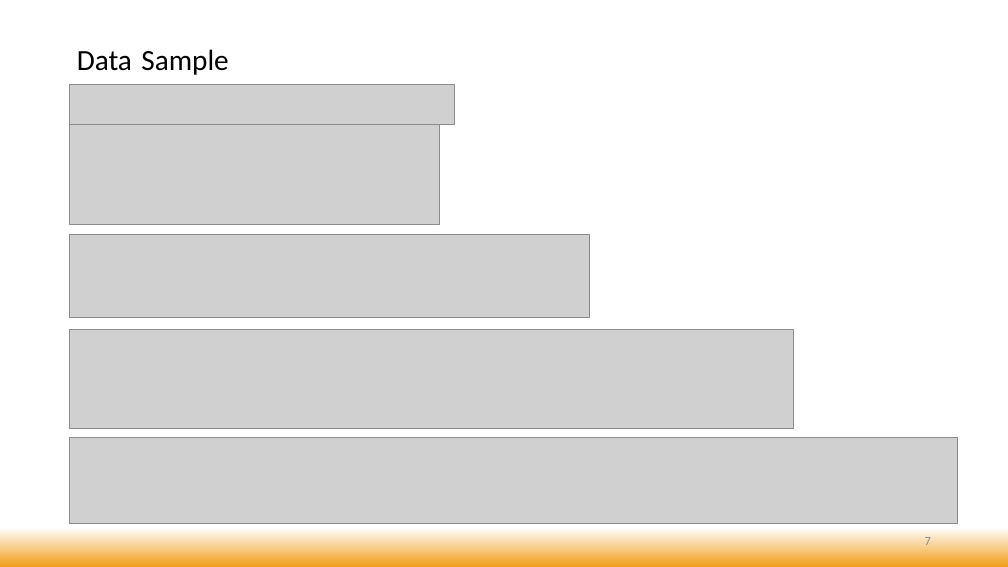
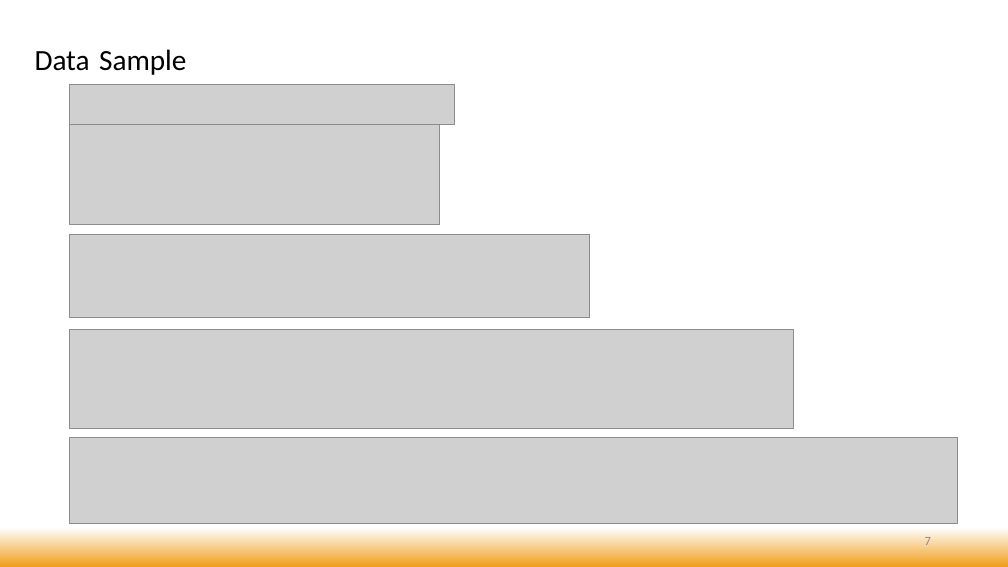
Before and after one commit to bhatvineeth/FallDetectionSystem, a slide deck: slide 7 of Documents/Presentation 4.pptx. Drawn at 1008x567 pixels with LibreOffice and Linux fonts; fonts in the diff are those of the drawing; grey boxes stand for pictures. Boxes give left, top, right and bottom in pixels: in the first picture for what was removed or moved away, otherwise in the second. Text is boxed around its words. In the diff, an @@ line names an element or a change of style, - is before the commit and + after.

Commit message:
Updated
Updated

```diff
--- a/Documents/Presentation 4.pptx
+++ b/Documents/Presentation 4.pptx
@@ title "Data Sample": place and size @@
-title "Data Sample" at box(77, 49, 228, 75)
+title "Data Sample" at box(35, 49, 186, 75)
```
